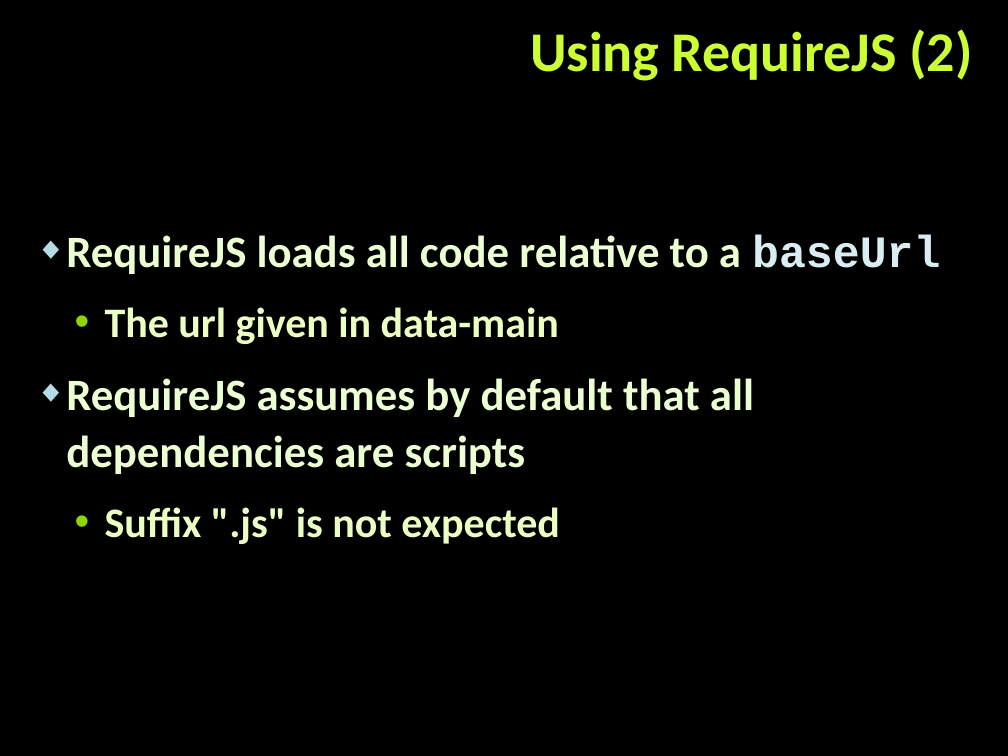
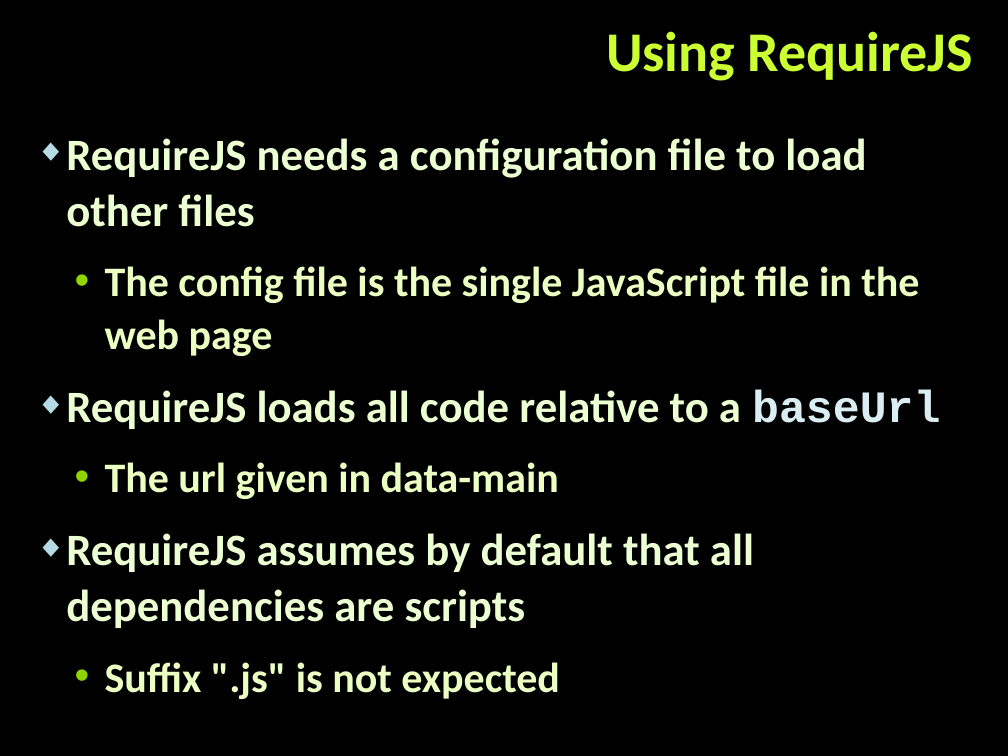
Before and after one commit to martin-nikolov/Telerik-Academy, a slide deck: slide 9 of Web Design & Development/5. JavaScript OOP/07. RequireJS/AMD-and-RequireJS.pptx (slide 6 before the commit). Drawn at 1008x756 pixels with LibreOffice and Linux fonts; fonts in the diff are those of the drawing; background and template pictures are left out. Boxes give left, top, right and bottom in pixels: in the first picture for what was removed or moved away, otherwise in the second. Text is boxed around its words. In the diff, an @@ line names an element or a change of style, - is before the commit and + after.

```diff
--- a/Web Design & Development/5. JavaScript OOP/07. RequireJS/AMD-and-RequireJS.pptx
+++ b/Web Design & Development/5. JavaScript OOP/07. RequireJS/AMD-and-RequireJS.pptx
@@ title at box(606, 31, 973, 81): text changed @@
-Using RequireJS (2)
+Using RequireJS
@@ text "RequireJS needs a configuration file ...": place and size @@
-text "RequireJS needs a configuration file ..." at box(66, 235, 940, 544)
+text "RequireJS needs a configuration file ..." at box(66, 138, 940, 699)
@@ text at box(66, 138, 919, 356): paragraphs added @@
+◆ RequireJS needs a configuration file to load other files
+  • The config file is the single JavaScript file in the web page
```
Also in this commit, not shown: 8 other slides changed, 5 slides added, 3 slides removed, 19 other files.
